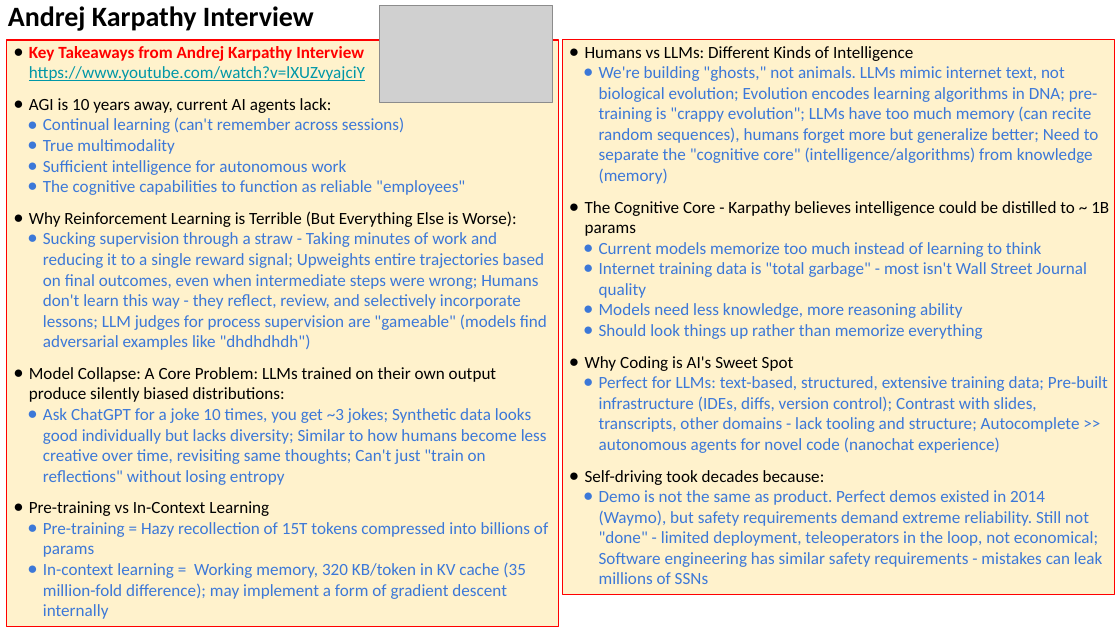
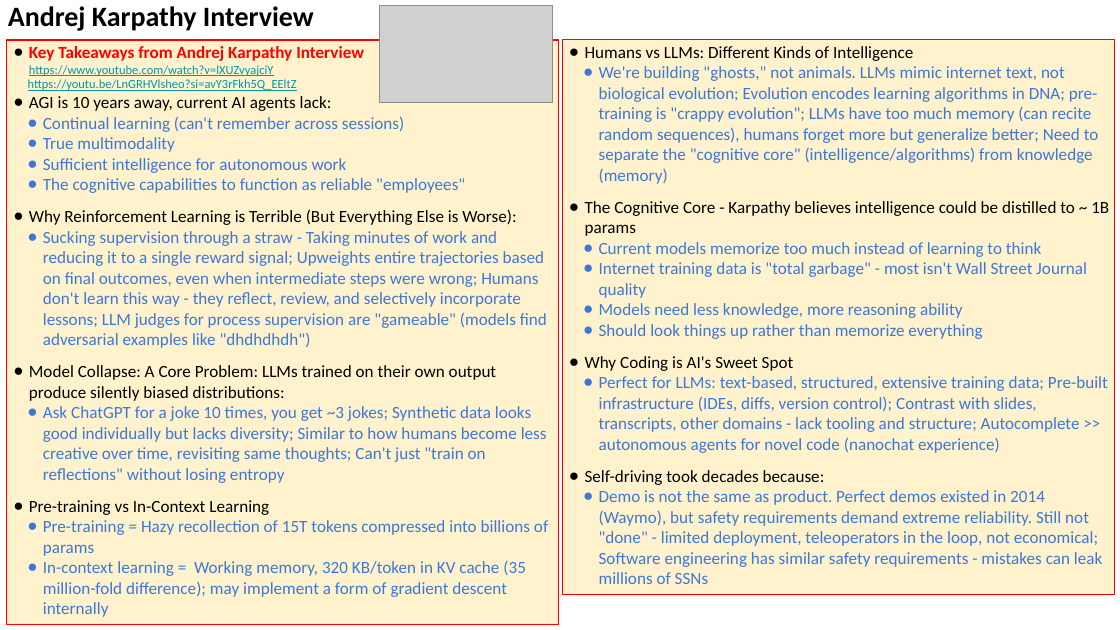
Before and after one commit to lselector/seminar, a slide deck: slide 18 of 2025/2025-10-24-AI-Updates.pptx (slide 17 before the commit). Drawn at 1120x630 pixels with LibreOffice and Linux fonts; fonts in the diff are those of the drawing; grey boxes stand for pictures. Boxes give left, top, right and bottom in pixels: in the first picture for what was removed or moved away, otherwise in the second. Text is boxed around its words. In the diff, an @@ line names an element or a change of style, - is before the commit and + after.

```diff
--- a/2025/2025-10-24-AI-Updates.pptx
+++ b/2025/2025-10-24-AI-Updates.pptx
@@ text in rectangle at bbox=[29, 46, 364, 76]: size 11 to 8 pt in "https://www.youtube.com/watch?v=lXUZvyajciY" @@
@@ text in rectangle at bbox=[28, 79, 297, 91]: paragraph added @@
+https://youtu.be/LnGRHVlsheo?si=avY3rFkh5Q_EEltZ
```
Also in this commit, not shown: 3 other slides changed, 3 slides added.
